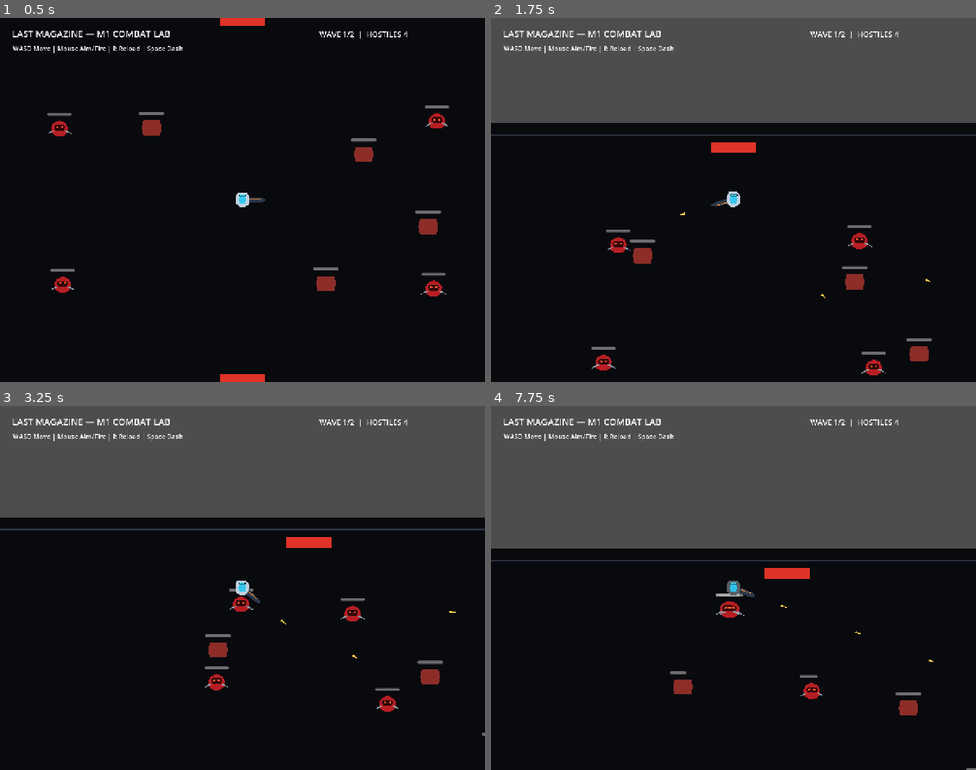
Above: before the commit, frames 1-4 (two rows, left to right).
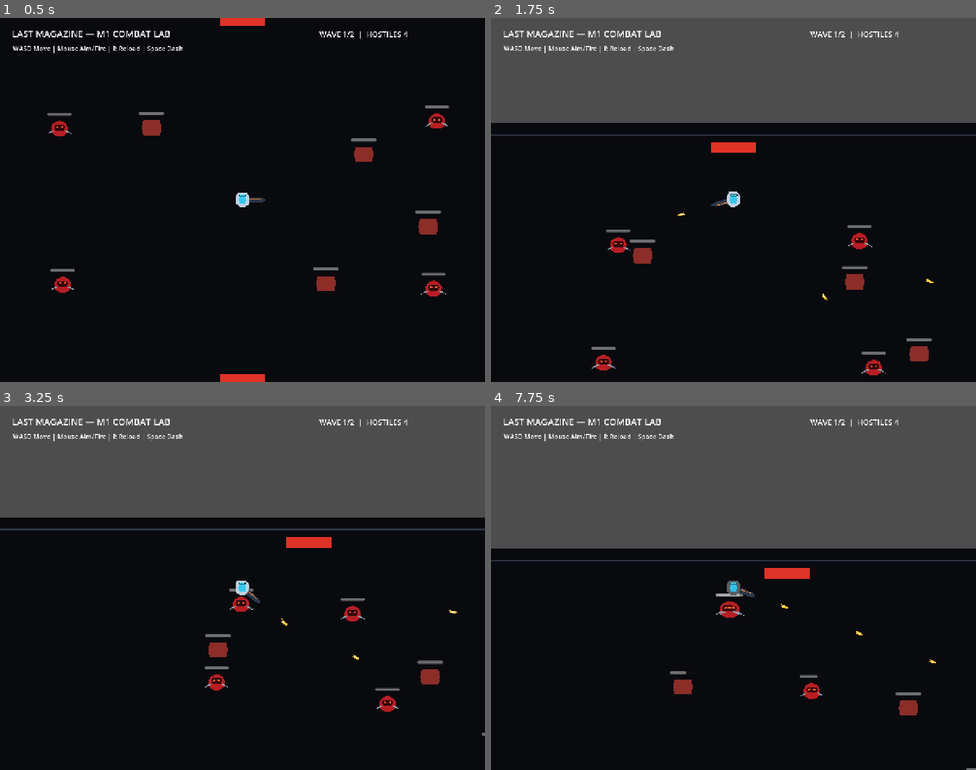
Above: after the commit, the same moments.

Repository: donly987647-max/Topdown-roguelite
Game: Godot game, scene res://scenes/main/Main.tscn
The game is run twice, just before and just after one commit, with the same random seed, the same clock (stepped at 60 frames per second) and the same inputs. This scene is started directly instead of the project's main scene.
Inputs (mouse positions are in pixels of both pictures, inside the frame that each line leads up to):
- Up to frame 1 (0.5 s): no input
- Up to frame 2 (1.75 s): tap Enter (ui_accept) at 0.5, 0.77 s; move the mouse to (709, 272) at 0.52 s; hold W (move_up) 0.53-1.25 s; tap Space (dash) at 0.6 s; click (709, 272) at 0.67 s; drag from (879, 254) to (592, 236) at 1.27 s
- Up to frame 3 (3.25 s): move the mouse to (97, 533) at 2.02 s; hold A (move_left) 2.03-2.75 s; tap E (interact) at 2.1 s; drag from (266, 588) to (397, 715) at 2.77 s
- Up to frame 4 (7.75 s): move the mouse to (660, 497) at 3.52 s; hold S (move_down) 3.53-4.25 s; tap Tab at 3.6 s; tap Enter (ui_accept) at 3.77, 6.77, 7.25 s; drag from (840, 569) to (718, 598) at 4.27 s; move the mouse to (636, 606) at 5.02 s; press the mouse at (636, 606) at 5.03 s; hold W (move_up) 5.03-5.75 s; release the mouse at (636, 606) at 5.75 s; tap R (reload) at 5.75, 6.5 s; drag from (782, 507) to (723, 617) at 5.77 s; move the mouse to (709, 660) at 6.52 s; hold D (move_right) 6.53-7.25 s; tap Q at 6.6 s; drag from (879, 642) to (733, 588) at 7.27 s

Frame 1 is identical in both runs. In frame 2, less than 0.1% of the frame differs, in the area x 38-92%, y 53-78%; in frame 3, less than 0.1%, in the area x 57-95%, y 56-70%; in frame 4, less than 0.1%.

Commit message:
Polish player projectile feedback

Diff:
--- a/scenes/combat/Projectile.tscn
+++ b/scenes/combat/Projectile.tscn
@@ -15,6 +15,17 @@
 [node name="CollisionShape2D" type="CollisionShape2D" parent="."]
 shape = SubResource("Circle_projectile")
 
+[node name="Trail" type="Line2D" parent="."]
+points = PackedVector2Array(-18, 0, -4, 0)
+width = 5.0
+default_color = Color(1, 0.45, 0.08, 0.34)
+z_index = -1
+
 [node name="Visual" type="Polygon2D" parent="."]
-polygon = PackedVector2Array(-8, -3, 10, 0, -8, 3)
-color = Color(1, 0.82, 0.28, 1)
+polygon = PackedVector2Array(-9, -4, 8, -3, 13, 0, 8, 3, -9, 4, -4, 0)
+color = Color(1, 0.76, 0.18, 1)
+
+[node name="Core" type="Polygon2D" parent="."]
+polygon = PackedVector2Array(-4, -2, 8, 0, -4, 2)
+color = Color(1, 0.96, 0.7, 1)
+z_index = 1
